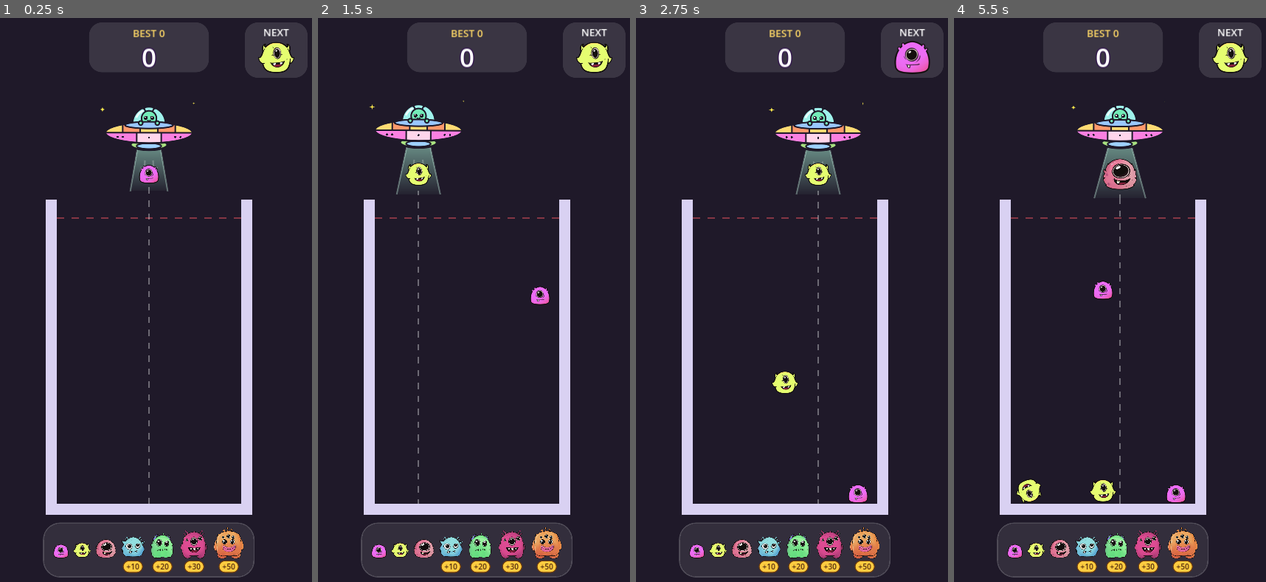
Above: before the commit, frames 1-4 (left to right).
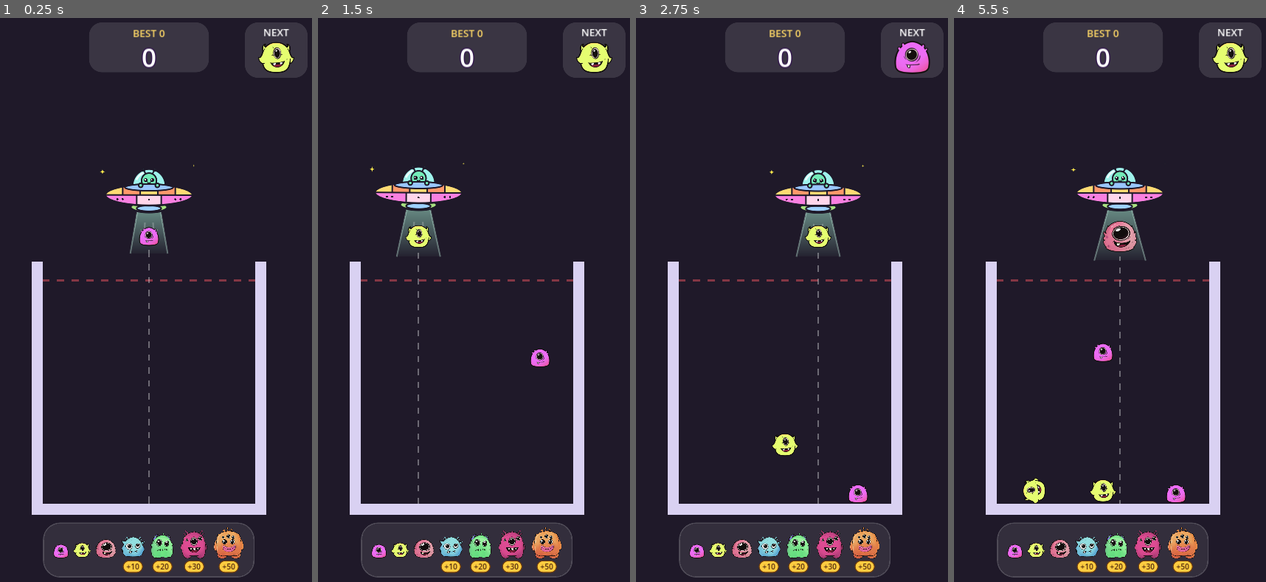
Above: after the commit, the same moments.

Repository: vickyraut212-boop/MonsterMerageGame
Game: Godot game, scene res://scenes/main.tscn
Two runs of this game, one before a commit and one after it. Both use one fixed random seed, a clock stepped at 60 frames per second and the inputs below.
Inputs (mouse positions are in pixels of both pictures, inside the frame that each line leads up to):
- Up to frame 1 (0.25 s): no input
- Up to frame 2 (1.5 s): move the mouse to (539, 283) at 0.52 s; click (539, 283) at 0.67 s; drag from (399, 339) to (467, 113) at 1.27 s
- Up to frame 3 (2.75 s): move the mouse to (816, 181) at 2.02 s; click (816, 181) at 2.17 s
- Up to frame 4 (5.5 s): drag from (1085, 429) to (1003, 221) at 2.77 s; move the mouse to (1203, 401) at 3.52 s; click (1203, 401) at 3.67 s; drag from (1003, 221) to (1103, 113) at 4.27 s; move the mouse to (1119, 311) at 5.02 s; click (1119, 311) at 5.17 s

The runs differ from the first frame. In frame 1, 10% of the frame differs, in the area x 10-86%, y 14-89%; in frame 2, 11%; in frame 3, 11%; in frame 4, 11%, in the area x 10-86%, y 15-89%.

Commit message:
Lower the jar rim to where vicky marked it
Inner size is now 460x525 (was 460x720 on main): the width is back to
the original, the rim drops to y=535 and the floor stays at y=1060.
The danger line and UFO dropper follow the rim down.

Co-Authored-By: Claude Opus 5.5 <noreply@anthropic.com>
Claude-Session: https://claude.ai/code/session_01QQF4EoWfkx8NfEw4xscnR7

Diff:
--- a/scripts/jar.gd
+++ b/scripts/jar.gd
@@ -14,12 +14,12 @@
 ## inner_left centres it: (720 - inner_width) / 2.
 ## The floor stays at inner_top + inner_height = 1060 so the evolution track
 ## below the jar does not move; to change the height, move inner_top.
-## 400 x 660 holds about 20% less than the old 460 x 720, so the pile reaches
-## the danger line sooner. A Tier 7 boss (260 px wide) still fits.
-@export var inner_left := 160.0
-@export var inner_top := 400.0
-@export var inner_width := 400.0
-@export var inner_height := 660.0
+## The rim sits low (y 535, where vicky marked it) so the pile reaches the
+## danger line quickly. A Tier 7 boss (260 px wide) still fits.
+@export var inner_left := 130.0
+@export var inner_top := 535.0
+@export var inner_width := 460.0
+@export var inner_height := 525.0
 
 ## How thick the walls look and collide.
 @export var wall_thickness := 24.0
